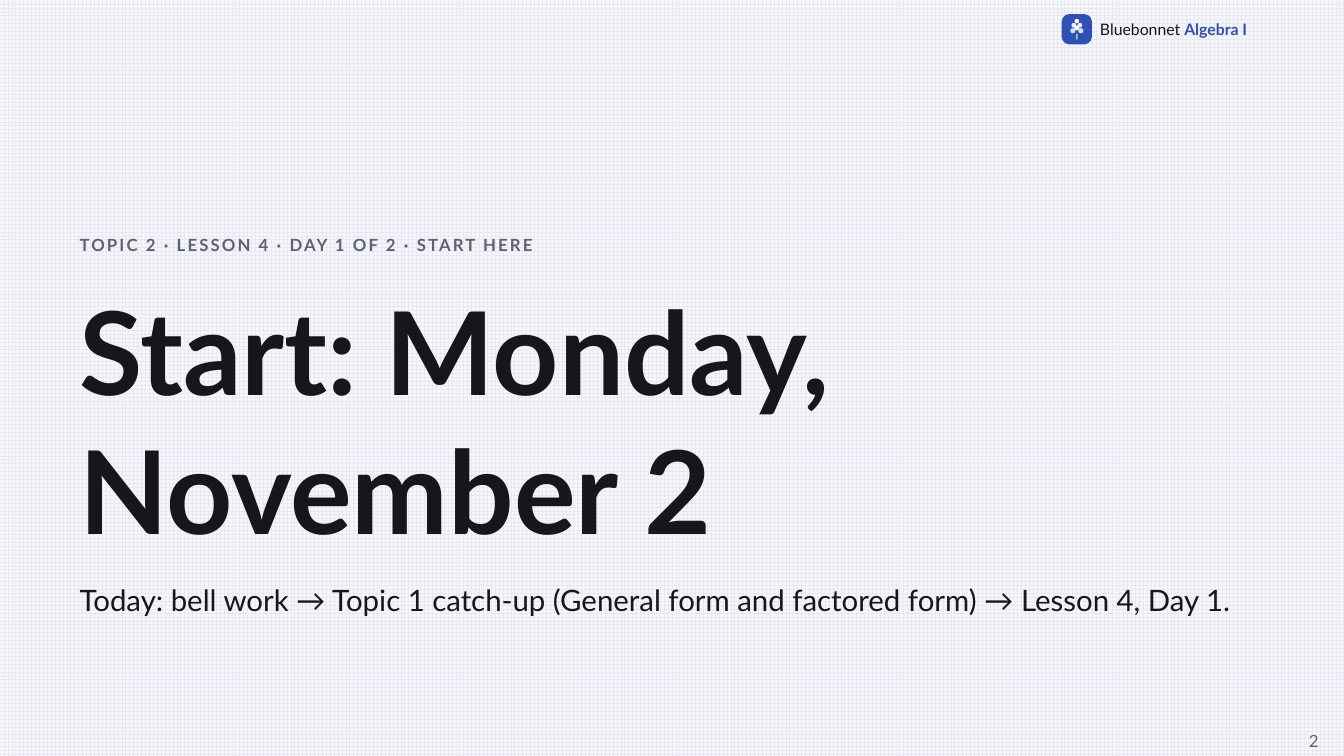
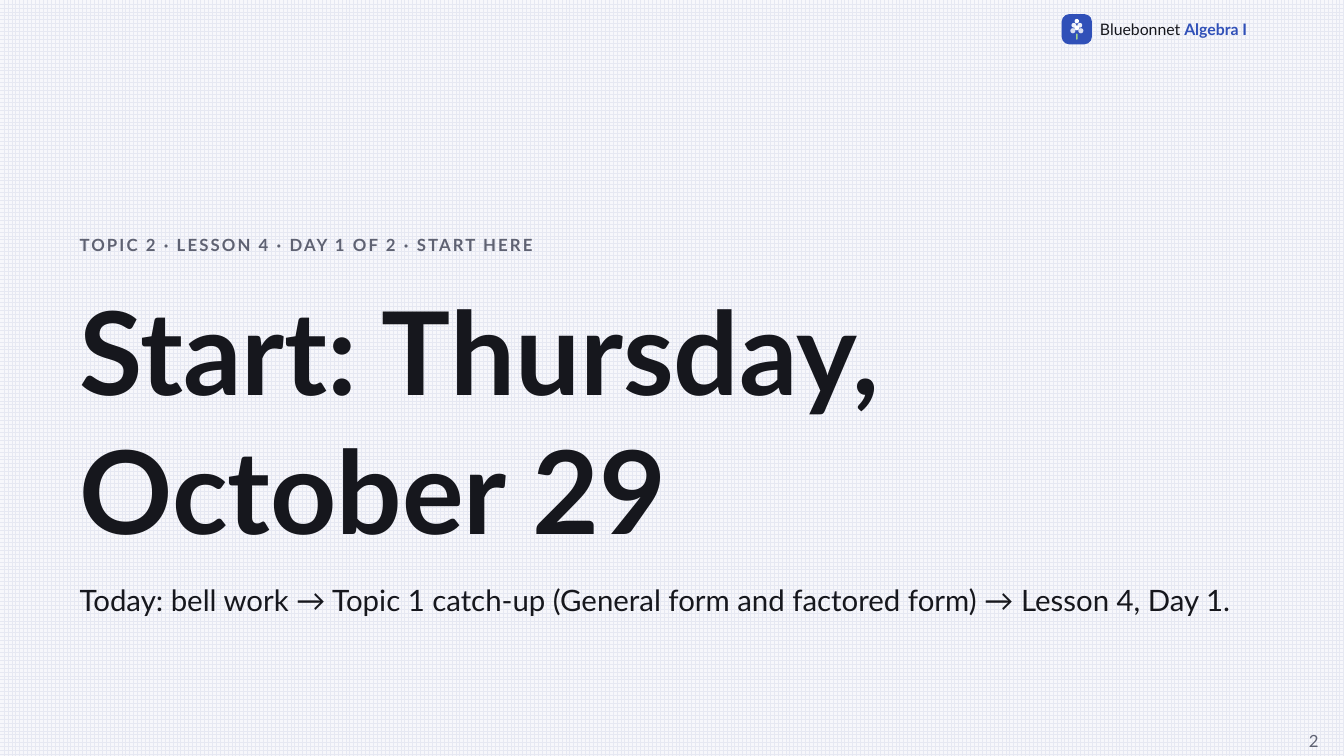
Before and after one commit to Apolloat2022/Algebra1M2U1L4, a slide deck: slide 2 of Module 2 topic 2/t2-lesson4-comparing-linear-functions-catchup.pptx. Drawn at 1344x756 pixels with LibreOffice and Linux fonts; fonts in the diff are those of the drawing. Boxes give left, top, right and bottom in pixels: in the first picture for what was removed or moved away, otherwise in the second. Text is boxed around its words. In the diff, an @@ line names an element or a change of style, - is before the commit and + after.

```diff
--- a/Module 2 topic 2/t2-lesson4-comparing-linear-functions-catchup.pptx
+++ b/Module 2 topic 2/t2-lesson4-comparing-linear-functions-catchup.pptx
@@ text at (80,309,880,535): text changed @@
-Start: Monday, November 2
+Start: Thursday, October 29
```
Also in this commit, not shown: 4 other slides changed, 40 other files.
